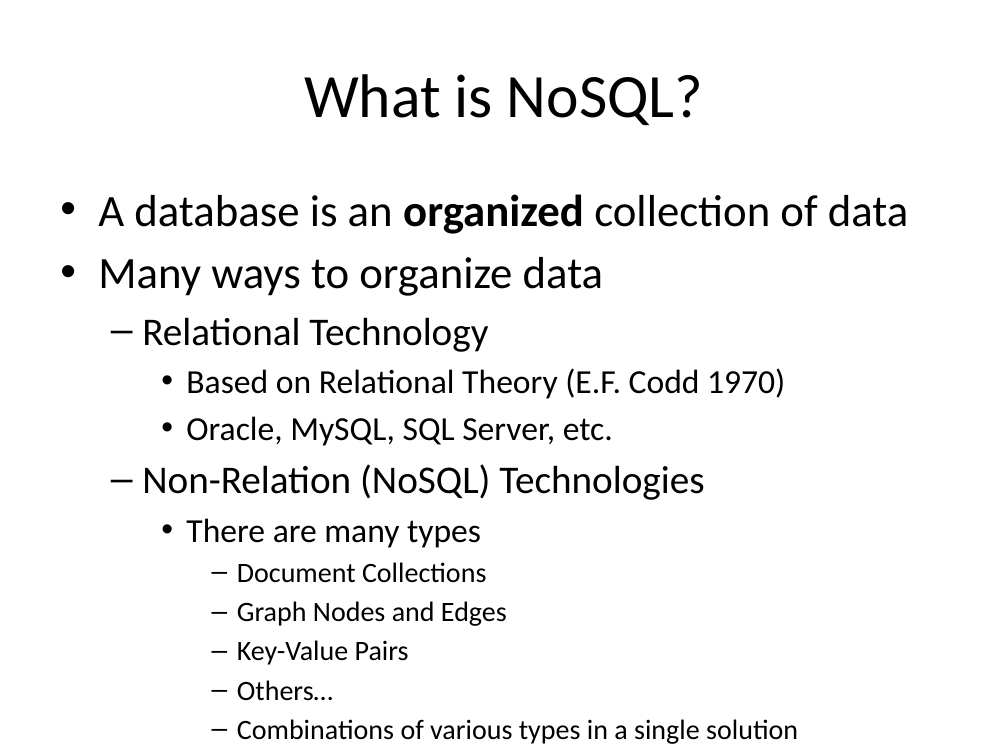
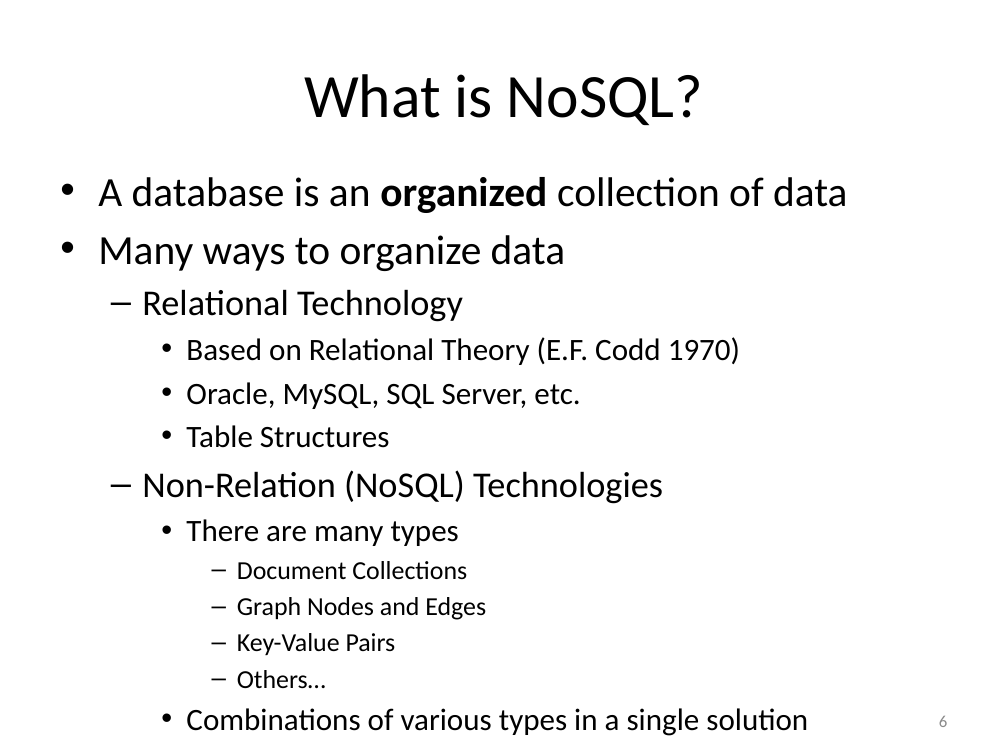
Before and after one commit to UUDeCART/NoSQL, a slide deck: slide 6 of NoSQL.pptx. Drawn at 1008x756 pixels with LibreOffice and Linux fonts; fonts in the diff are those of the drawing. Boxes give left, top, right and bottom in pixels: in the first picture for what was removed or moved away, otherwise in the second. Text is boxed around its words. In the diff, an @@ line names an element or a change of style, - is before the commit and + after.

```diff
--- a/NoSQL.pptx
+++ b/NoSQL.pptx
@@ text "A database is an organized ...": place and size @@
-text "A database is an organized ..." at (98, 194, 909, 744)
+text "A database is an organized ..." at (98, 177, 847, 736)
@@ text at (98, 177, 847, 736): size 32 to 29.6 pt in "A database is an organized collection of ...", "Many ways to organize data"; size 28 to 25.9 pt in "Relational Technology", "Non-Relation (NoSQL) Technologies"; size 24 to 22.2 pt in "Based on Relational Theory (E.F. Codd 1970)", "Oracle, MySQL, SQL Server, etc.", "There are many types"; size 20 to 18.5 pt in "Document Collections", "Graph Nodes and Edges", "Key-Value Pairs", "Others…"; size 20 to 22.2 pt in "Combinations of various types in a single ..."; bullet – to •; list level 4 to 3 in "Combinations of various types in ..." @@
@@ text at (186, 425, 390, 448): paragraph added @@
+    • Table Structures
@@ page number added at (939, 716, 947, 727), 12 pt, text #8C8C8C @@
+6
```
Also in this commit, not shown: 27 other slides changed.
